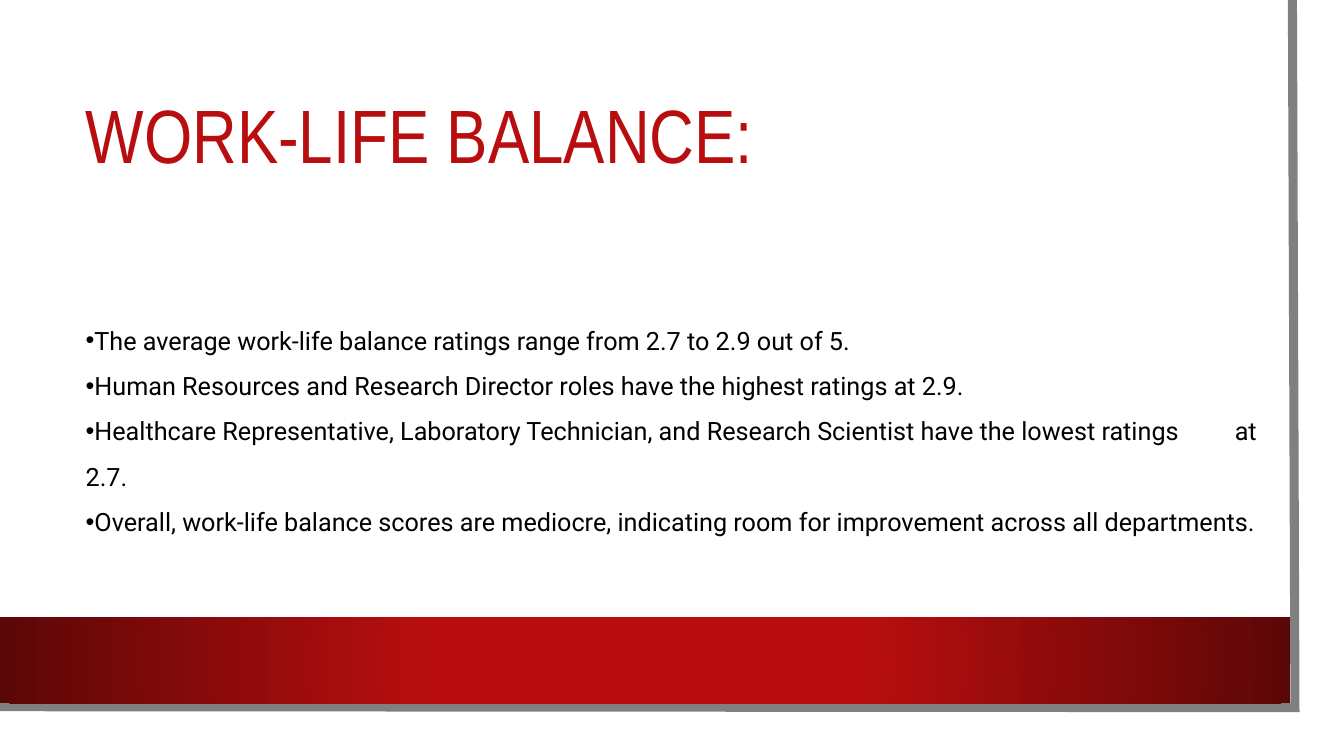
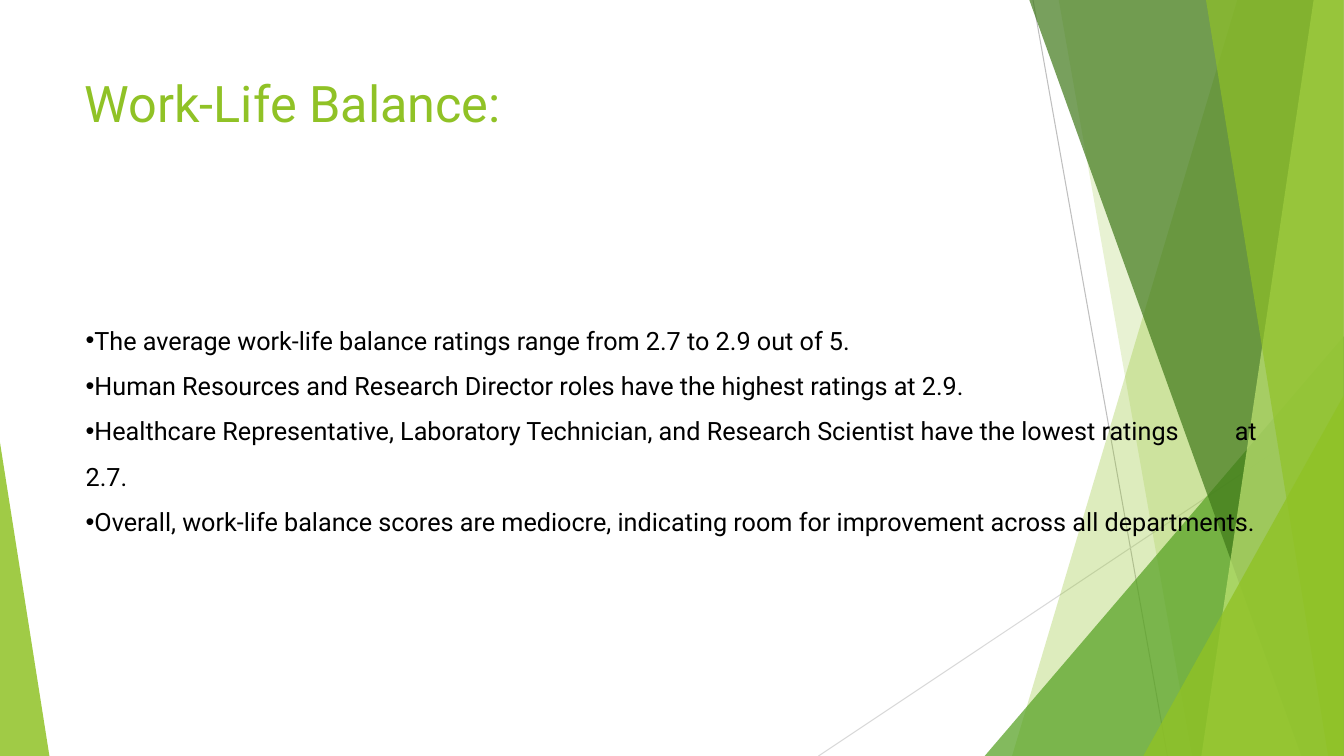
Before and after one commit to Technocolabs100/Attrition-Analysis-and-Prediction, a slide deck: slide 3 of Work-Life Balance and Engagement Analysis.pptx. Drawn at 1344x756 pixels with LibreOffice and Linux fonts; fonts in the diff are those of the drawing; background and template pictures are left out. Boxes give left, top, right and bottom in pixels: in the first picture for what was removed or moved away, otherwise in the second. Text is boxed around its words. In the diff, an @@ line names an element or a change of style, - is before the commit and + after.

```diff
--- a/Work-Life Balance and Engagement Analysis.pptx
+++ b/Work-Life Balance and Engagement Analysis.pptx
@@ rectangle removed at [0,0,1321,733] @@
@@ freeform shape removed at [0,0,1296,708] @@
@@ title "Work-Life Balance:" at [85,83,500,123]: vertical alignment middle to top @@
@@ title at [85,83,500,123]: text changed; size 54 to 36 pt; font Arial Narrow to Roboto; text colour #B80E0F to #90C226 @@
-WORK-LIFE BALANCE:
+Work-Life Balance:
@@ group added at [0,0,1344,756]: 5 freeform shapes, 3 triangles, 2 lines @@
@@ rectangle removed at [0,617,1291,703] @@
```
Also in this commit, not shown: 6 other slides changed.
